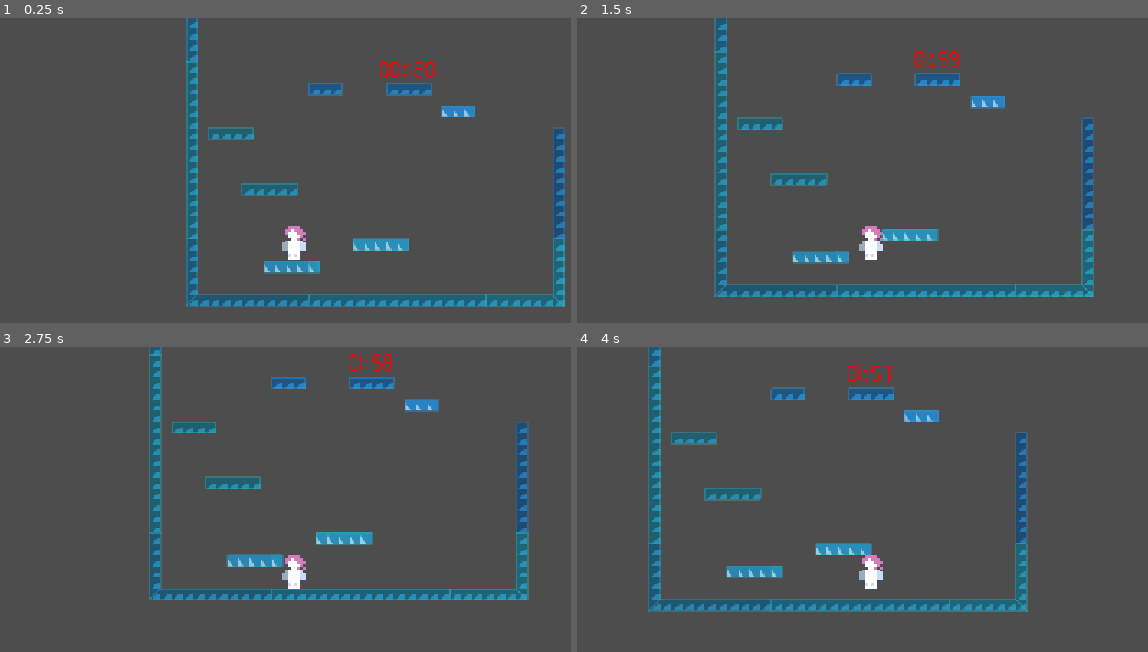
Above: before the commit, frames 1-4 (two rows, left to right).
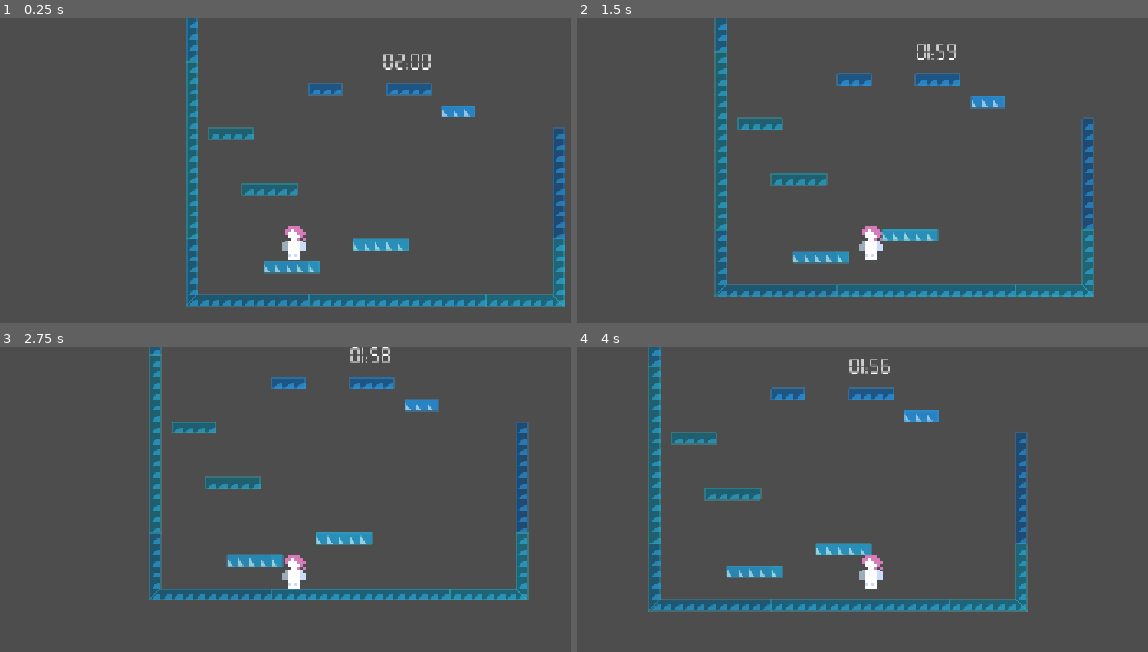
Above: after the commit, the same moments.

Repository: rings-of-saturn/GMTKJam26-Game
Game: Godot game, scene res://scenes/main.tscn
Same seed, same stepped clock (60 frames per second), same inputs: the game is played once before the commit and once after it. The engine's default icon, where the game draws it, is replaced by a stand-in: a white triangle on a blue panel in a dark square.
Inputs:
- Up to frame 1 (0.25 s): no input
- Up to frame 2 (1.5 s): hold Right (player_right) from 0.53 s (still down); tap Space (player_jump) at 0.77 s
- Up to frame 3 (2.75 s): tap Space (player_jump) at 1.52 s; release Right (player_right) at 2.03 s; hold Left (player_left) from 2.03 s (still down)
- Up to frame 4 (4 s): release Left (player_left) at 2.78 s; hold Right (player_right) from 2.78 s (still down); tap Space (player_jump) at 3.02, 3.77 s

The runs differ from the first frame. In frame 1, 0.3% of the frame differs, in the area x 66-77%, y 11-20%; in frame 2, 0.3%; in frame 3, 0.3%; in frame 4, 0.3%.

Commit message:
Stress System + cooldown rework

Diff:
--- a/project.godot
+++ b/project.godot
@@ -14,6 +14,10 @@
 run/main_scene="res://scenes/main.tscn"
 config/features=PackedStringArray("4.7", "Forward Plus")
 config/icon="res://icon.svg"
+
+[autoload]
+
+StressManager="*res://scripts/autoload/stress_manager.gd"
 
 [display]
 
--- a/scenes/main.tscn
+++ b/scenes/main.tscn
@@ -2,6 +2,7 @@
 
 [ext_resource type="PackedScene" uid="uid://dxyhlc0segtnx" path="res://scenes/player.tscn" id="1_0wfyh"]
 [ext_resource type="Texture2D" uid="uid://bi1a140corwcb" path="res://icon.svg" id="1_ig7tw"]
+[ext_resource type="Script" uid="uid://ddss2h3suqofg" path="res://scripts/level.gd" id="1_jyhfs"]
 [ext_resource type="PackedScene" uid="uid://dv8bgcny7c665" path="res://scenes/countdown.tscn" id="3_sugp2"]
 
 [sub_resource type="TileSetAtlasSource" id="TileSetAtlasSource_0xm2m"]
@@ -146,6 +147,7 @@
 
 [node name="Node2D" type="Node2D" unique_id=1530755968]
 texture_filter = 1
+script = ExtResource("1_jyhfs")
 
 [node name="TileMapLayer" type="TileMapLayer" parent="." unique_id=54897593]
 tile_map_data = PackedByteArray("AAD8/wIAAAAEAAIAAAD9/wIAAAAEAAIAAAD+/wIAAAAEAAIAAAD//wIAAAAEAAIAAAAAAAIAAAAEAAIAAAAEAA …(2160 unchanged characters)…
@@ -155,7 +157,5 @@
 [node name="Player2" parent="." unique_id=465695460 instance=ExtResource("1_0wfyh")]
 position = Vector2(-21, -8)
 scale = Vector2(4, 4)
-JUMP_VELOCITY = 120
-JUMP_HOLD_VELOCITY = 12
 
 [node name="Countdown" parent="." unique_id=1833679629 instance=ExtResource("3_sugp2")]
--- /dev/null
+++ b/scripts/autoload/stress_manager.gd
@@ -0,0 +1,87 @@
+extends Node
+
+enum StressPhase {
+	CALM,
+	TENSE,
+	WORRIED,
+	ANXIOUS,
+	STRESSED,
+}
+
+signal time_changed(remaining)
+signal stress_phase_changed(phase: StressPhase)
+signal timer_expired()
+
+@export var level_time = 120
+
+var time_remaining = 0
+var current_phase: StressPhase = StressPhase.CALM
+
+var timer: Timer
+var running = false
+
+func _ready() -> void:
+	timer = Timer.new()
+	timer.wait_time = 1.0
+	timer.timeout.connect(self._on_tick)
+	add_child(timer)
+	time_remaining = level_time
+
+
+func start(duration = -1) -> void:
+	if duration > 0:
+		level_time = duration
+		time_remaining = duration
+	current_phase = StressPhase.CALM
+	running = true
+	timer.start()
+	time_changed.emit(time_remaining)
+	stress_phase_changed.emit(current_phase)
+
+func stop() -> void:
+	running = false
+	timer.stop()
+
+
+func reset() -> void:
+	stop()
+	start()
+
+func get_stress_percent() -> float:
+	if level_time == 0:
+		return 0.0
+	return float(time_remaining) / float(level_time)
+
+func _on_tick() -> void:
+	if not running:
+		return
+
+	time_remaining -= 1
+	time_changed.emit(time_remaining)
+
+	if time_remaining <= 0:
+		running = false
+		timer.stop()
+		_update_phase(StressPhase.STRESSED)
+		timer_expired.emit()
+		return
+
+	var pct = get_stress_percent()
+	var new_phase: StressPhase
+
+	if pct <= 0.25:
+		new_phase = StressPhase.ANXIOUS
+	elif pct <= 0.5:
+		new_phase = StressPhase.WORRIED
+	elif pct <= 0.75:
+		new_phase = StressPhase.TENSE
+	else:
+		new_phase = StressPhase.CALM
+
+	_update_phase(new_phase)
+
+
+func _update_phase(phase: StressPhase) -> void:
+	if phase != current_phase:
+		current_phase = phase
+		stress_phase_changed.emit(current_phase)
--- a/scripts/countdown.gd
+++ b/scripts/countdown.gd
@@ -1,49 +1,19 @@
 extends Sprite2D
 
-@export var TIMER_MAX = 120
-
-var timer
-var text
-var time_passed = 0
-
-# Called when the node enters the scene tree for the first time.
-func _ready() -> void:
-	timer = get_node("Timer")
-	timer.timeout.connect(_on_timer_timeout)
-	text = get_node("RichTextLabel")
+var _label: RichTextLabel
 
 
-# Called every frame. 'delta' i	s the elapsed time since the previous frame.
-func _process(delta: float) -> void:
-	text.text = turn_timer_to_text(TIMER_MAX, time_passed)
+func _ready() -> void:
+    _label = get_node("RichTextLabel")
+    StressManager.time_changed.connect(_on_time_changed)
+    # Show initial time in case start() hasn't fired yet
+    _on_time_changed(StressManager.time_remaining)
 
 
+func _on_time_changed(remaining) -> void:
+    var minutes = remaining / 60
+    var seconds = remaining % 60
+    _label.text = "%02d:%02d" % [minutes, seconds]
 
-func _on_timer_timeout():
-	time_passed += 1
-
-func turn_timer_to_text(timer_max, current_time):
-	var return_text = ""
-	var modified_time = timer_max - current_time
-	var minutes = 0
-	if(seconds_to_minutes(modified_time)):
-		minutes = seconds_to_minutes(modified_time)
-	var seconds = modified_time
-	if(seconds_to_minutes(modified_time)):
-		seconds = modified_time - (seconds_to_minutes(modified_time)*60)
-
-	var minutes_0 = ""
-	if(minutes < 10):
-		minutes_0 = "0"
-
-	var seconds_0 = ""
-	if(seconds < 10):
-		seconds_0 = "0"
-
-	return_text = "[color=red]" + minutes_0 + "%s[b]:[/b]" % minutes + seconds_0 + "%s" % seconds
-
-	return return_text
-
-func seconds_to_minutes(seconds):
-	if(seconds % 60):
-		return floor(seconds/60)
+func _on_timer_timeout() -> void:
+    pass  # kept so the scene Timer node doesn't error;
--- /dev/null
+++ b/scripts/level.gd
@@ -0,0 +1,25 @@
+extends Node2D
+
+func _ready() -> void:
+	StressManager.stress_phase_changed.connect(_on_phase)
+	StressManager.timer_expired.connect(_on_stressed)
+	StressManager.start()
+
+
+func _on_phase(phase: StressManager.StressPhase) -> void:
+	match phase:
+		StressManager.StressPhase.CALM:
+			pass
+		StressManager.StressPhase.TENSE:
+			pass  # TODO: Whatever its suppose to do
+		StressManager.StressPhase.WORRIED:
+			pass  # TODO: Whatever its suppose to do
+		StressManager.StressPhase.ANXIOUS:
+			pass  # TODO: Whatever its suppose to do
+		StressManager.StressPhase.STRESSED:
+			pass  # handled by _on_stressed
+
+
+func _on_stressed() -> void:
+	# TODO: Death
+	pass
Not shown, added: scripts/autoload/stress_manager.gd.uid
Not shown, added: scripts/level.gd.uid
